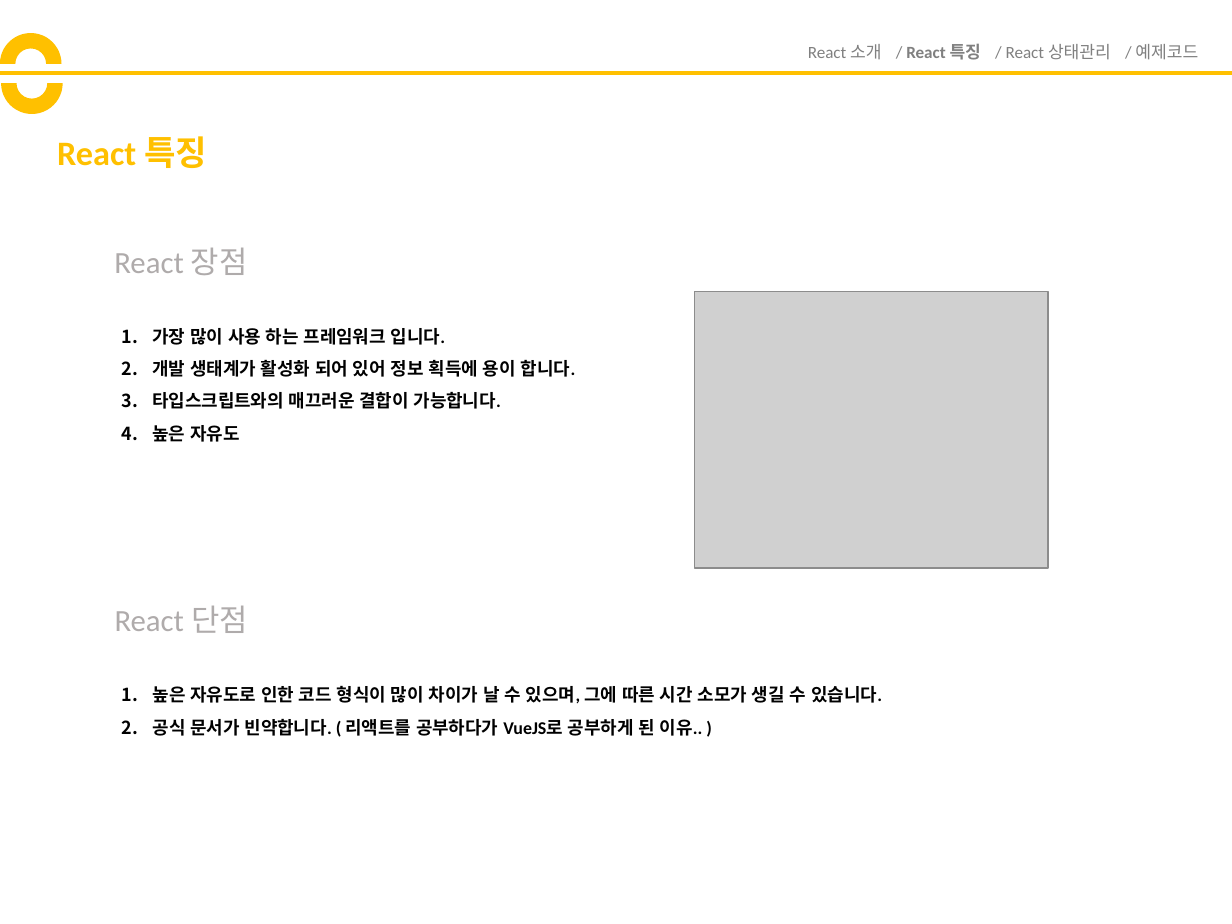
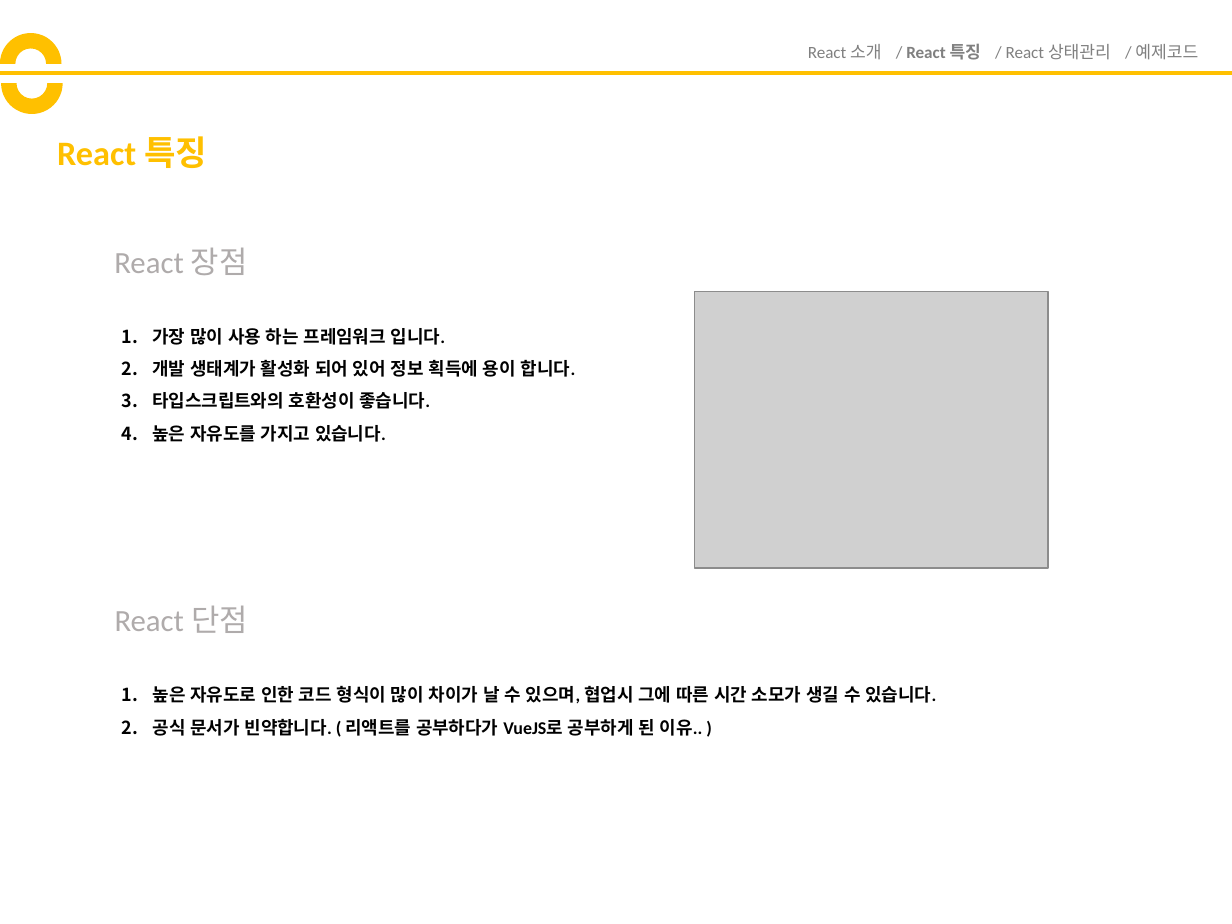
Before and after one commit to yuhyunjae12/ReactStudy, a slide deck: slide 6 of React발표자료.pptx. Drawn at 1232x924 pixels with LibreOffice and Linux fonts; fonts in the diff are those of the drawing; grey boxes stand for pictures. Boxes give left, top, right and bottom in pixels: in the first picture for what was removed or moved away, otherwise in the second. Text is boxed around its words. In the diff, an @@ line names an element or a change of style, - is before the commit and + after.

```diff
--- a/React발표자료.pptx
+++ b/React발표자료.pptx
@@ text at (152, 392, 430, 442): text changed @@
-3. 타입스크립트와의 매끄러운 결합이 가능합니다.
-4. 높은 자유도
+3. 타입스크립트와의 호환성이 좋습니다.
+4. 높은 자유도를 가지고 있습니다.
@@ text at (153, 686, 936, 704): text changed @@
-1. 높은 자유도로 인한 코드 형식이 많이 차이가 날 수 있으며, 그에 따른 시간 소모가 생길 수 있습니다.
+1. 높은 자유도로 인한 코드 형식이 많이 차이가 날 수 있으며, 협업시 그에 따른 시간 소모가 생길 수 있습니다.
```
Also in this commit, not shown: 3 other slides changed.
